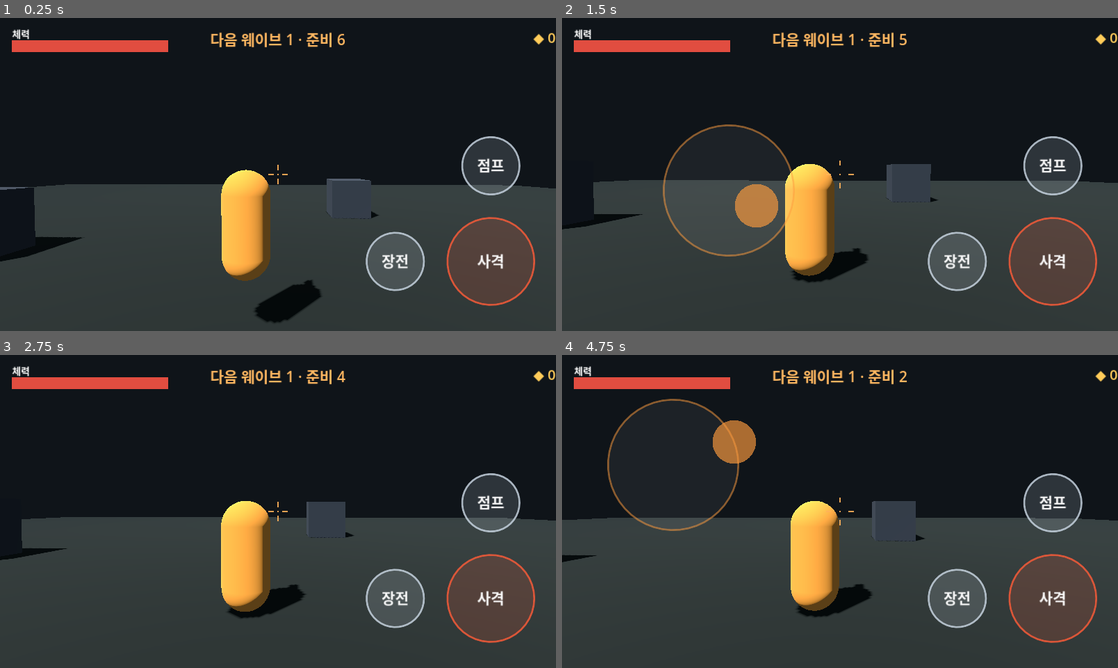
Above: before the commit, frames 1-4 (two rows, left to right).
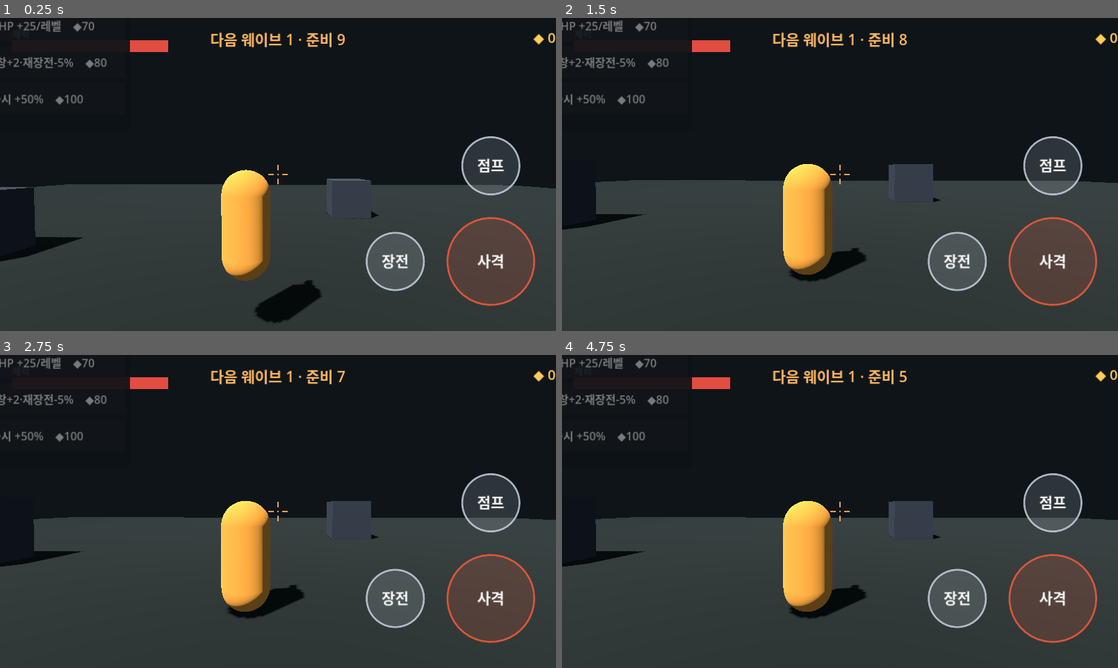
Above: after the commit, the same moments.

Repository: jjongjjongs/Reborn
Game: Godot game, scene res://Main.tscn
Same seed, same stepped clock (60 frames per second), same inputs: the game is played once before the commit and once after it.
Inputs (mouse positions are in pixels of both pictures, inside the frame that each line leads up to):
- Up to frame 1 (0.25 s): no input
- Up to frame 2 (1.5 s): move the mouse to (962, 158) at 0.52 s; click (962, 158) at 0.67 s; tap Enter at 1.25 s; drag from (728, 190) to (812, 237) at 1.27 s
- Up to frame 3 (2.75 s): move the mouse to (333, 442) at 2.02 s; click (333, 442) at 2.17 s
- Up to frame 4 (4.75 s): tap Space at 2.75 s; drag from (812, 574) to (673, 464) at 2.77 s; move the mouse to (1006, 558) at 3.52 s; click (1006, 558) at 3.67 s; tap Enter at 4.25 s; drag from (673, 464) to (756, 433) at 4.27 s

The runs differ from the first frame. In frame 1, 1.6% of the frame differs, in the area x 0-63%, y 0-28%; in frame 2, 3.7%; in frame 3, 2.7%; in frame 4, 6.1%, in the area x 0-100%, y 0-85%.

Commit message:
M4: in-run upgrade shop (points -> atk/speed/hp/weapon + heal)
Shop panel auto-opens during the prep window (now 9s): spend points on escalating
upgrades — attack (+10% dmg/lv), move speed (+5%/lv), max HP (+25/lv), weapon
level (+2 mag, -5% reload/lv) — plus a repeatable emergency heal, with per-level
cost curves and max levels. Upgrades drive Controls multipliers the player reads
(damage, speed, mag size, reload time). TouchInput is suppressed while the shop
is open so taps don't fight the sticks. Verified locally.

Co-Authored-By: Claude Opus 4.8 <noreply@anthropic.com>
Claude-Session: https://claude.ai/code/session_017gCHGQkLFHx2VS6S1QuV14

Diff:
--- a/game/controls.gd
+++ b/game/controls.gd
@@ -23,6 +23,15 @@
 var zombies_left: int = 0
 var prep_left: float = -1.0   # >=0 while in prep countdown
 var cleared: bool = false
+# upgrades (applied multipliers + levels)
+var dmg_mult: float = 1.0
+var speed_mult: float = 1.0
+var reload_mult: float = 1.0
+var atk_lv: int = 0
+var spd_lv: int = 0
+var hp_lv: int = 0
+var wp_lv: int = 0
+var shop_open: bool = false
 
 func request_jump() -> void:
 	_jump = true
--- a/game/joystick.gd
+++ b/game/joystick.gd
@@ -51,6 +51,8 @@
 	return false
 
 func _input(event: InputEvent) -> void:
+	if Controls.shop_open:
+		return
 	if event is InputEventScreenTouch:
 		var t := event as InputEventScreenTouch
 		if t.pressed:
--- a/game/main.gd
+++ b/game/main.gd
@@ -151,6 +151,9 @@
 	_ammo_lbl.horizontal_alignment = HORIZONTAL_ALIGNMENT_RIGHT
 	layer.add_child(_ammo_lbl)
 
+	# in-run upgrade shop (shows itself during prep)
+	layer.add_child(UpgradeShop.new())
+
 func _mk_label(txt: String, size: int, pos: Vector2) -> Label:
 	var l := Label.new()
 	l.text = txt
--- a/game/player.gd
+++ b/game/player.gd
@@ -81,8 +81,8 @@
 	dir.y = 0.0
 	if dir.length() > 1.0:
 		dir = dir.normalized()
-	velocity.x = dir.x * SPEED
-	velocity.z = dir.z * SPEED
+	velocity.x = dir.x * SPEED * Controls.speed_mult
+	velocity.z = dir.z * SPEED * Controls.speed_mult
 	if is_on_floor():
 		if Controls.consume_jump():
 			velocity.y = JUMP_VELOCITY
@@ -94,9 +94,9 @@
 	if _reload_t > 0.0:
 		_reload_t -= delta
 		if _reload_t <= 0.0:
-			Controls.ammo = MAG
+			Controls.ammo = Controls.ammo_max
 			Controls.reloading = false
-	elif Controls.consume_reload() and Controls.ammo < MAG:
+	elif Controls.consume_reload() and Controls.ammo < Controls.ammo_max:
 		_start_reload()
 
 	# fire
@@ -114,7 +114,7 @@
 	Controls.spread_deg = clampf(SPREAD_MIN + (2.0 if moving else 0.0) + _bloom, SPREAD_MIN, SPREAD_MAX)
 
 func _start_reload() -> void:
-	_reload_t = RELOAD_TIME
+	_reload_t = RELOAD_TIME * Controls.reload_mult
 	Controls.reloading = true
 
 func _shoot() -> void:
@@ -146,6 +146,7 @@
 				dmg = int(dmg * HEAD_MULT)
 			if randf() < CRIT_CHANCE:
 				dmg = int(dmg * CRIT_MULT)
+			dmg = int(dmg * Controls.dmg_mult)
 			col.hit(dmg, is_head)
 	_tracer(_muzzle.global_position, end)
 	_muzzle_flash()
--- /dev/null
+++ b/game/shop.gd
@@ -0,0 +1,103 @@
+class_name UpgradeShop
+extends Control
+## M4 in-run upgrade shop. Visible during prep; spend points on escalating
+## upgrades (PVENET2 model). Buttons are GUI (TouchInput is suppressed while
+## the shop is open via Controls.shop_open), so taps are clean.
+
+const UPG := [
+	{"id": "atk", "name": "공격력 ↑", "effect": "데미지 +10%/레벨", "base": 60, "mul": 1.5, "max": 10},
+	{"id": "spd", "name": "이동속도 ↑", "effect": "이동 +5%/레벨", "base": 50, "mul": 1.5, "max": 6},
+	{"id": "hp", "name": "최대체력 ↑", "effect": "HP +25/레벨", "base": 70, "mul": 1.5, "max": 8},
+	{"id": "wp", "name": "무기레벨 ↑", "effect": "탄창+2·재장전-5%", "base": 80, "mul": 1.6, "max": 5},
+	{"id": "heal", "name": "긴급 치료", "effect": "HP 즉시 +50%", "base": 100, "mul": 1.0, "max": -1},
+]
+
+var _rows: Array = []   # [{btn, upg}]
+var _title: Label
+
+func _ready() -> void:
+	set_anchors_preset(Control.PRESET_FULL_RECT)
+	mouse_filter = Control.MOUSE_FILTER_IGNORE
+	var panel := ColorRect.new()
+	panel.color = Color(0.05, 0.07, 0.09, 0.92)
+	panel.anchor_left = 0.5; panel.anchor_right = 0.5; panel.anchor_top = 0.5; panel.anchor_bottom = 0.5
+	panel.offset_left = -300; panel.offset_right = 300; panel.offset_top = -260; panel.offset_bottom = 260
+	add_child(panel)
+
+	var vb := VBoxContainer.new()
+	vb.anchor_left = 0.5; vb.anchor_right = 0.5; vb.anchor_top = 0.5; vb.anchor_bottom = 0.5
+	vb.offset_left = -290; vb.offset_right = 290; vb.offset_top = -250; vb.offset_bottom = 250
+	vb.add_theme_constant_override("separation", 10)
+	add_child(vb)
+
+	_title = Label.new()
+	_title.text = "강화 상점"
+	_title.add_theme_font_size_override("font_size", 34)
+	_title.add_theme_color_override("font_color", Color(1.0, 0.72, 0.38))
+	_title.horizontal_alignment = HORIZONTAL_ALIGNMENT_CENTER
+	vb.add_child(_title)
+
+	for upg in UPG:
+		var b := Button.new()
+		b.add_theme_font_size_override("font_size", 26)
+		b.custom_minimum_size = Vector2(0, 74)
+		b.pressed.connect(_buy.bind(upg))
+		vb.add_child(b)
+		_rows.append({"btn": b, "upg": upg})
+
+	visible = false
+
+func _lv(id: String) -> int:
+	match id:
+		"atk": return Controls.atk_lv
+		"spd": return Controls.spd_lv
+		"hp": return Controls.hp_lv
+		"wp": return Controls.wp_lv
+	return 0
+
+func _cost(upg: Dictionary) -> int:
+	if upg["id"] == "heal":
+		return int(upg["base"])
+	return int(float(upg["base"]) * pow(float(upg["mul"]), _lv(upg["id"])))
+
+func _maxed(upg: Dictionary) -> bool:
+	var mx := int(upg["max"])
+	return mx >= 0 and _lv(upg["id"]) >= mx
+
+func _buy(upg: Dictionary) -> void:
+	if _maxed(upg):
+		return
+	var c := _cost(upg)
+	if Controls.points < c:
+		return
+	Controls.points -= c
+	match upg["id"]:
+		"atk": Controls.atk_lv += 1; Controls.dmg_mult += 0.10
+		"spd": Controls.spd_lv += 1; Controls.speed_mult += 0.05
+		"hp": Controls.hp_lv += 1; Controls.hp_max += 25; Controls.hp += 25
+		"wp": Controls.wp_lv += 1; Controls.ammo_max += 2; Controls.reload_mult *= 0.95
+		"heal": Controls.hp = mini(Controls.hp_max, Controls.hp + int(Controls.hp_max * 0.5))
+
+func _process(_dt: float) -> void:
+	var show_shop: bool = Controls.prep_left >= 0.0 and not Controls.cleared
+	if show_shop != visible:
+		visible = show_shop
+		Controls.shop_open = show_shop
+		if show_shop:
+			Controls.move = Vector2.ZERO
+			Controls.fire_held = false
+	if not visible:
+		return
+	_title.text = "강화 상점 · ◆ %d · 준비 %d" % [Controls.points, ceili(Controls.prep_left)]
+	for r in _rows:
+		var upg: Dictionary = r["upg"]
+		var b: Button = r["btn"]
+		var lv := _lv(upg["id"])
+		var lvtxt := ("" if upg["id"] == "heal" else "  Lv %d" % lv)
+		if _maxed(upg):
+			b.text = "%s%s   —   최대" % [upg["name"], lvtxt]
+			b.disabled = true
+		else:
+			var c := _cost(upg)
+			b.text = "%s%s    %s    ◆%d" % [upg["name"], lvtxt, upg["effect"], c]
+			b.disabled = Controls.points < c
--- a/game/wave_manager.gd
+++ b/game/wave_manager.gd
@@ -3,7 +3,7 @@
 ## M3 wave flow: prep countdown -> spawn a scheduled batch -> wait for clear ->
 ## prep next (escalating) -> ... -> cleared. Kills/clears feed Controls.points.
 
-const PREP := 6.0
+const PREP := 9.0
 const CLEAR_BONUS := 50
 const WAVES := [
 	{"count": 6, "interval": 0.9, "hp_mul": 1.0, "spd_mul": 1.0},
Not shown, changed: game/export_presets.cfg
